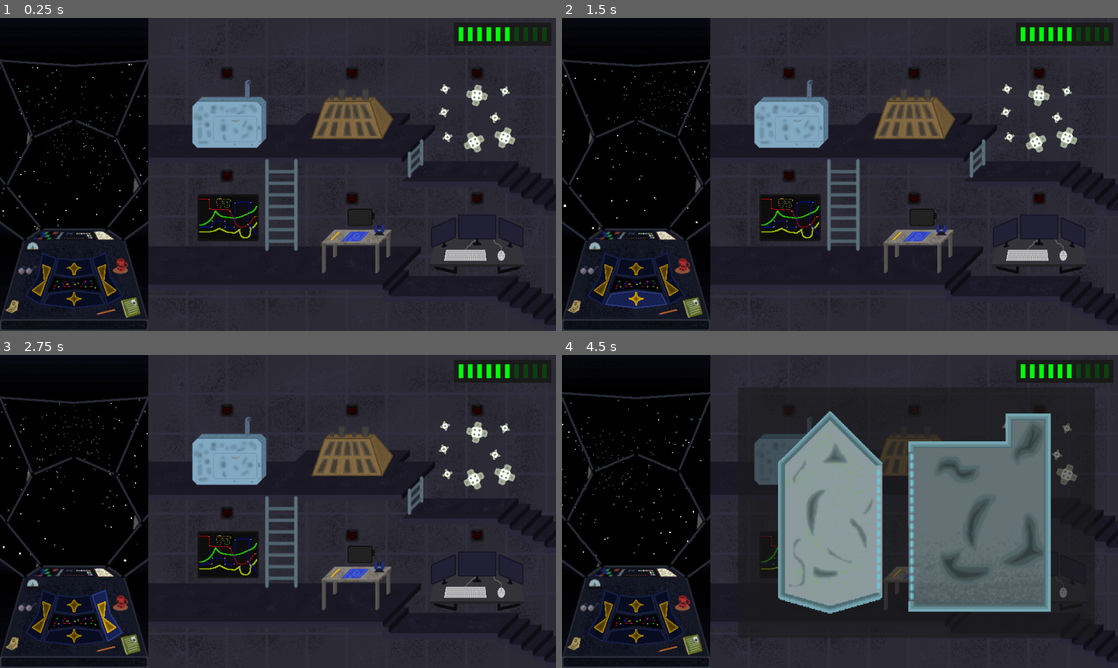
Above: before the commit, frames 1-4 (two rows, left to right).
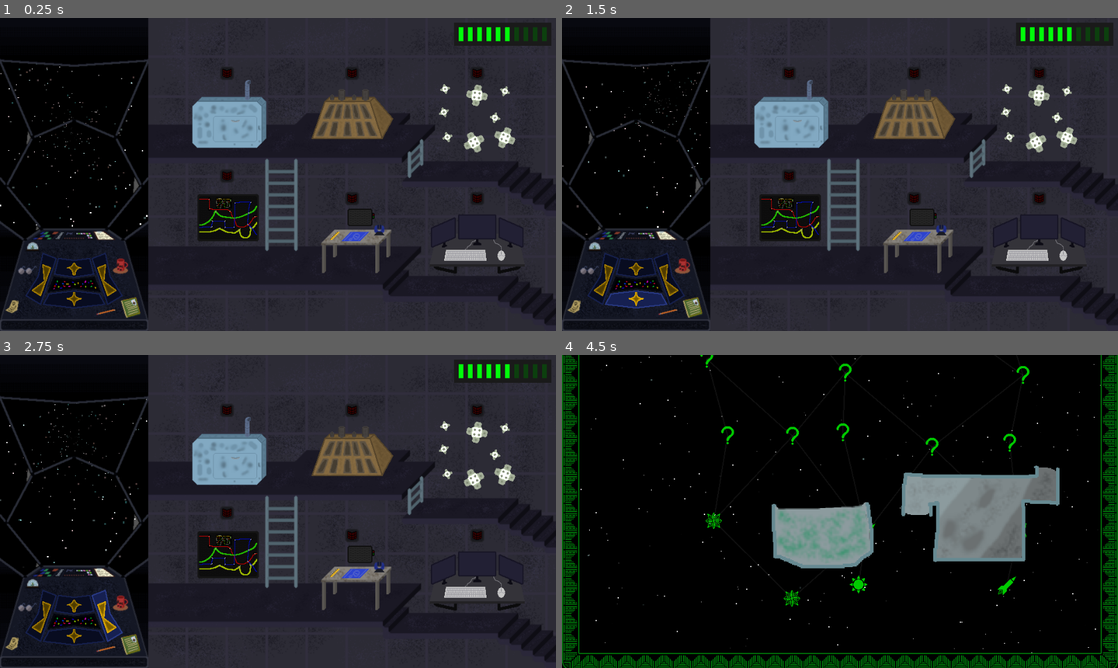
Above: after the commit, the same moments.

Repository: kedalovo/-SG-Spaceship-Management
Game: Godot game, scene res://Game Scene/Game.tscn
The game is run twice, just before and just after one commit, with the same random seed, the same clock (stepped at 60 frames per second) and the same inputs.
Inputs (mouse positions are in pixels of both pictures, inside the frame that each line leads up to):
- Up to frame 1 (0.25 s): no input
- Up to frame 2 (1.5 s): click (600, 277) at 0.5 s; click (634, 302) at 1.25 s
- Up to frame 3 (2.75 s): click (105, 614) at 2 s
- Up to frame 4 (4.5 s): click (634, 605) at 2.75 s; click (789, 452) at 3.52 s; move the mouse to (962, 495) at 4.27 s; hold Right (right) from 4.28 s (still down); hold ` (test) from 4.28 s (still down); click (962, 495) at 4.42 s

The runs differ from the first frame. In frame 1, 0.3% of the frame differs, in the area x 0-27%, y 14-69%; in frame 2, 0.3%; in frame 3, 0.3%; in frame 4, 77%, in the area x 0-100%, y 0-100%.

Commit message:
Added Map to the game, now it can be opened. Will be openable in the future only through shop. Map Nodes now get icons based on hazard. Only closest Map Nodes show icons, others show question marks.

Diff:
--- a/Game Scene/Game.tscn
+++ b/Game Scene/Game.tscn
@@ -42,6 +42,7 @@
 [ext_resource type="PackedScene" uid="uid://cn0fv0fedt2ig" path="res://Systems/Computer/computer_system.tscn" id="20_1h5sm"]
 [ext_resource type="BitMap" uid="uid://csmaqmv7np4t4" path="res://Cabin/Assets/Up Button bitmask.png" id="20_aibmr"]
 [ext_resource type="PackedScene" uid="uid://c1lkqnbuafwie" path="res://Space/space.tscn" id="24_qmju5"]
+[ext_resource type="PackedScene" uid="uid://dh1g8tgwww50" path="res://Map/map.tscn" id="43_xxu5e"]
 
 [sub_resource type="AtlasTexture" id="AtlasTexture_kost8"]
 atlas = ExtResource("4_lunap")
@@ -176,6 +177,65 @@
 "idle": SubResource("Animation_xrol2")
 }
 
+[sub_resource type="Animation" id="Animation_wgcf6"]
+resource_name = "open"
+length = 2.0
+tracks/0/type = "bezier"
+tracks/0/imported = false
+tracks/0/enabled = true
+tracks/0/path = NodePath(".:position:x")
+tracks/0/interp = 1
+tracks/0/loop_wrap = true
+tracks/0/keys = {
+"handle_modes": PackedInt32Array(0, 0),
+"points": PackedFloat32Array(-960, 0, 0, 0.1, 0, 0, -1, 0, 0, 0),
+"times": PackedFloat32Array(0, 1)
+}
+tracks/1/type = "value"
+tracks/1/imported = false
+tracks/1/enabled = true
+tracks/1/path = NodePath(".:line_color_global")
+tracks/1/interp = 1
+tracks/1/loop_wrap = true
+tracks/1/keys = {
+"times": PackedFloat32Array(1, 2),
+"transitions": PackedFloat32Array(1, 1),
+"update": 0,
+"values": [Color(1, 1, 1, 0), Color(1, 1, 1, 0.0784314)]
+}
+
+[sub_resource type="Animation" id="Animation_gjldm"]
+length = 0.001
+tracks/0/type = "bezier"
+tracks/0/imported = false
+tracks/0/enabled = true
+tracks/0/path = NodePath(".:position:x")
+tracks/0/interp = 1
+tracks/0/loop_wrap = true
+tracks/0/keys = {
+"handle_modes": PackedInt32Array(0),
+"points": PackedFloat32Array(-960, -0.25, 0, 0.25, 0),
+"times": PackedFloat32Array(0)
+}
+tracks/1/type = "value"
+tracks/1/imported = false
+tracks/1/enabled = true
+tracks/1/path = NodePath(".:line_color_global")
+tracks/1/interp = 1
+tracks/1/loop_wrap = true
+tracks/1/keys = {
+"times": PackedFloat32Array(0),
+"transitions": PackedFloat32Array(1),
+"update": 0,
+"values": [Color(1, 1, 1, 0.0784314)]
+}
+
+[sub_resource type="AnimationLibrary" id="AnimationLibrary_fw8y4"]
+_data = {
+"RESET": SubResource("Animation_gjldm"),
+"open": SubResource("Animation_wgcf6")
+}
+
 [node name="Game" type="Node2D"]
 script = ExtResource("1_t00el")
 
@@ -659,6 +719,20 @@
 
 [node name="Computer System" parent="SubViewportContainer/SubViewport" instance=ExtResource("20_1h5sm")]
 visible = false
+
+[node name="Map" parent="." instance=ExtResource("43_xxu5e")]
+z_index = 1
+position = Vector2(-960, 0)
+
+[node name="Animator" type="AnimationPlayer" parent="Map"]
+libraries = {
+"": SubResource("AnimationLibrary_fw8y4")
+}
+
+[node name="RoundTimer" type="Timer" parent="."]
+process_callback = 0
+wait_time = 180.0
+one_shot = true
 
 [connection signal="damaged" from="Cabin/SubViewportContainer2/SubViewport/Space" to="." method="_on_damaged"]
 [connection signal="pressed" from="Cabin/Controls/Left Button" to="." method="_on_left_button_pressed"]
@@ -702,3 +776,4 @@
 [connection signal="fixed" from="SubViewportContainer/SubViewport/External System" to="." method="_on_system_fixed"]
 [connection signal="finished_animation" from="SubViewportContainer/SubViewport/Computer System" to="." method="_on_system_animation_finished"]
 [connection signal="fixed" from="SubViewportContainer/SubViewport/Computer System" to="." method="_on_system_fixed"]
+[connection signal="timeout" from="RoundTimer" to="." method="_on_round_timer_timeout"]
--- a/Game Scene/game.gd
+++ b/Game Scene/game.gd
@@ -26,6 +26,11 @@
 @onready var space: Node2D = $Cabin/SubViewportContainer2/SubViewport/Space
 @onready var cabin_view: Sprite2D = $"Cabin/Cabin View"
 
+@onready var map: Node2D = $Map
+@onready var map_animator: AnimationPlayer = $Map/Animator
+
+@onready var round_timer: Timer = $RoundTimer
+
 const CABIN_ZOOM_LEVEL: float = 1.1
 
 @onready var systems: Array[system] = [
@@ -49,9 +54,15 @@
 	if event.is_action_pressed(&"esc"):
 		quit_game()
 	if event.is_action_pressed(&"test1"):
-		life_support_system.add_fuel()
+		#life_support_system.add_fuel()
+		map_animator.play(&"open")
+		Input.mouse_mode = Input.MOUSE_MODE_HIDDEN
+		map.cursor.show()
 	if event.is_action_pressed(&"test"):
-		life_support_system.upgrade(1)
+		#life_support_system.upgrade(1)
+		map_animator.play_backwards(&"open")
+		Input.mouse_mode = Input.MOUSE_MODE_VISIBLE
+		map.cursor.hide()
 	if event.is_action_pressed(&"left"):
 		var moved: bool = space.move(Vector2.LEFT)
 		if moved:
@@ -82,6 +93,14 @@
 
 func _physics_process(_delta: float) -> void:
 	cabin_view.scale = lerp(cabin_view.scale, Vector2.ONE, 0.1)
+
+
+func start_round() -> void:
+	round_timer.start()
+
+
+func game_over() -> void:
+	pass
 
 
 func quit_game() -> void:
@@ -146,3 +165,7 @@
 
 func _on_system_fixed(fixed_system: system) -> void:
 	systems_visuals[systems.find(fixed_system)].fix()
+
+
+func _on_round_timer_timeout() -> void:
+	game_over()
--- a/Map/Map Node/map_node.gd
+++ b/Map/Map Node/map_node.gd
@@ -11,6 +11,8 @@
 
 @onready var icon: Sprite2D = $Icon
 
+var true_texture: Texture2D
+
 var connected_to_nodes: Array = []
 
 var hazards: Array = []
@@ -21,6 +23,7 @@
 
 var disabled: bool = false
 var is_continuation: bool = false
+var is_secret: bool = true
 
 
 func add_connections(new_connections: Array) -> void:
@@ -31,8 +34,17 @@
 				i.is_continuation = true
 
 
+func update_icon() -> void:
+	if !is_secret:
+		icon.texture = true_texture
+
+
+func set_default_texture(new_texture: Texture2D) -> void:
+	icon.texture = new_texture
+
+
 func set_texture(new_texture: Texture2D) -> void:
-	icon.texture = new_texture
+	true_texture = new_texture
 
 
 func set_difficulty(new_difficulty: int) -> void:
--- a/Map/map.gd
+++ b/Map/map.gd
@@ -9,6 +9,8 @@
 const SNOWFLAKE_ICON = preload("res://Map/Map Node/Icons/Snowflake Icon.png")
 const STAR_ICON = preload("res://Map/Map Node/Icons/Star Icon.png")
 const QUESTION_ICON = preload("res://Map/Map Node/Icons/Question Icon.png")
+
+const ICONS: Array = [ASTEROID_ICON, MISSILE_ICON, NEBULA_ICON, SNOWFLAKE_ICON, STAR_ICON]
 
 @onready var map_nodes: Node2D = $"Map Nodes"
 @onready var map_container: Control = $"Scroll/Map Container"
@@ -37,7 +39,6 @@
 func _ready() -> void:
 	generate_map()
 	scroll.set_deferred(&"scroll_vertical", 1504)
-	Input.mouse_mode = Input.MOUSE_MODE_HIDDEN
 
 
 func _physics_process(_delta: float) -> void:
@@ -211,35 +212,47 @@
 
 	var hazards: Array = game_manager.hazard_types.keys()
 	var hazard_buffer: Array = hazards.duplicate()
+	var hazard_bin: Array = []
 	# Visualising result
 	for i in range(0, grid.size()):
 		var line: Array = grid[i]
 		for j in LINE_LENGTH:
+			var difficulty := i / (grid.size() / 3) + 1
 			line[j].reparent(contents)
 			line[j].position = Vector2(j * 128 + 224 + randi_range(-POS_X_SPREAD, POS_X_SPREAD), i * -128 + 1884 + randi_range(-POS_Y_SPREAD, POS_Y_SPREAD))
-			line[j].set_texture(QUESTION_ICON)
 			line[j].z_index = 1
 			line[j].mouse_entered.connect(_on_map_node_mouse_enter)
 			line[j].mouse_exited.connect(_on_map_node_mouse_exit)
 			line[j].button_pressed.connect(_on_map_node_pressed)
-			line[j].set_difficulty(i / (grid.size() / 3) + 1)
-			#var color_rect: ColorRect = ColorRect.new()
-			#map_container.add_child(color_rect)
-			#color_rect.z_index = 1
-			#color_rect.size_flags_horizontal = Control.SIZE_SHRINK_CENTER + Control.SIZE_EXPAND
-			#color_rect.custom_minimum_size = Vector2(10, 10)
-			#color_rect.position = Vector2(j * 128 + 224 + randi_range(-POS_X_SPREAD, POS_X_SPREAD), i * 128 + 128 + randi_range(-POS_Y_SPREAD, POS_Y_SPREAD))
-			#line[j].reparent(color_rect)
-			#line[j].position = Vector2.ZERO
-			#color_rect.add_to_group(&"visual_map_nodes")
-			#color_rect.mouse_entered.connect(_on_map_node_mouse_enter.bind(color_rect))
-			#color_rect.mouse_exited.connect(_on_map_node_mouse_exit.bind(color_rect))
+			line[j].set_default_texture(QUESTION_ICON)
+			if difficulty == 1:
+				hazard_buffer.shuffle()
+				var picked_hazard: String = hazard_buffer.pop_front()
+				hazard_bin.append(picked_hazard)
+				line[j].hazards.append(picked_hazard)
+				line[j].set_texture(ICONS[hazards.find(picked_hazard)])
+			elif difficulty > 1:
+				hazard_buffer.shuffle()
+				var picked_hazard: String = hazard_buffer.pop_front()
+				hazard_bin.append(picked_hazard)
+				line[j].hazards.append(picked_hazard)
+				line[j].set_texture(ICONS[hazards.find(picked_hazard)])
+				picked_hazard = hazard_buffer.pop_front()
+				hazard_bin.append(picked_hazard)
+				line[j].hazards.append(picked_hazard)
+			while hazard_bin.size() > 2:
+				hazard_buffer.append(hazard_bin.pop_front())
+			line[j].set_difficulty(difficulty)
 			if line[j].disabled:
 				line[j].hide()
-				#color_rect.hide()
-				#color_rect.color = Color("ff00001e")
-			#else:
-				#color_rect.color = Color("00ff00")
+
+	# Showing types of first two lines of locations
+	for i in grid[0]:
+		i.is_secret = false
+		i.update_icon()
+	for i in grid[1]:
+		i.is_secret = false
+		i.update_icon()
 
 
 func _on_map_node_mouse_enter(node: Node2D) -> void:
--- a/Map/map.tscn
+++ b/Map/map.tscn
@@ -147,6 +147,7 @@
 [node name="Map Nodes" type="Node2D" parent="."]
 
 [node name="Cursor" type="Sprite2D" parent="."]
+visible = false
 z_index = 10
 texture = ExtResource("3_2quoa")
 
--- a/game_manager.gd
+++ b/game_manager.gd
@@ -28,8 +28,10 @@
 
 const WIRE_COLORS: Array[Color] = [Color.RED, Color.BLUE, Color.YELLOW, Color.GREEN, Color.MAGENTA]
 
+
+var current_hazards: Array = []
+
 static var is_in_system: bool = false
-
 
 enum damage_types {
 	PHYSICAL,
Not shown: 1 places in Game Scene/Game.tscn that only renumber resources
Binary file added: Space/Assets/Credit.png
Not shown, added: Space/Assets/Credit.png.import
